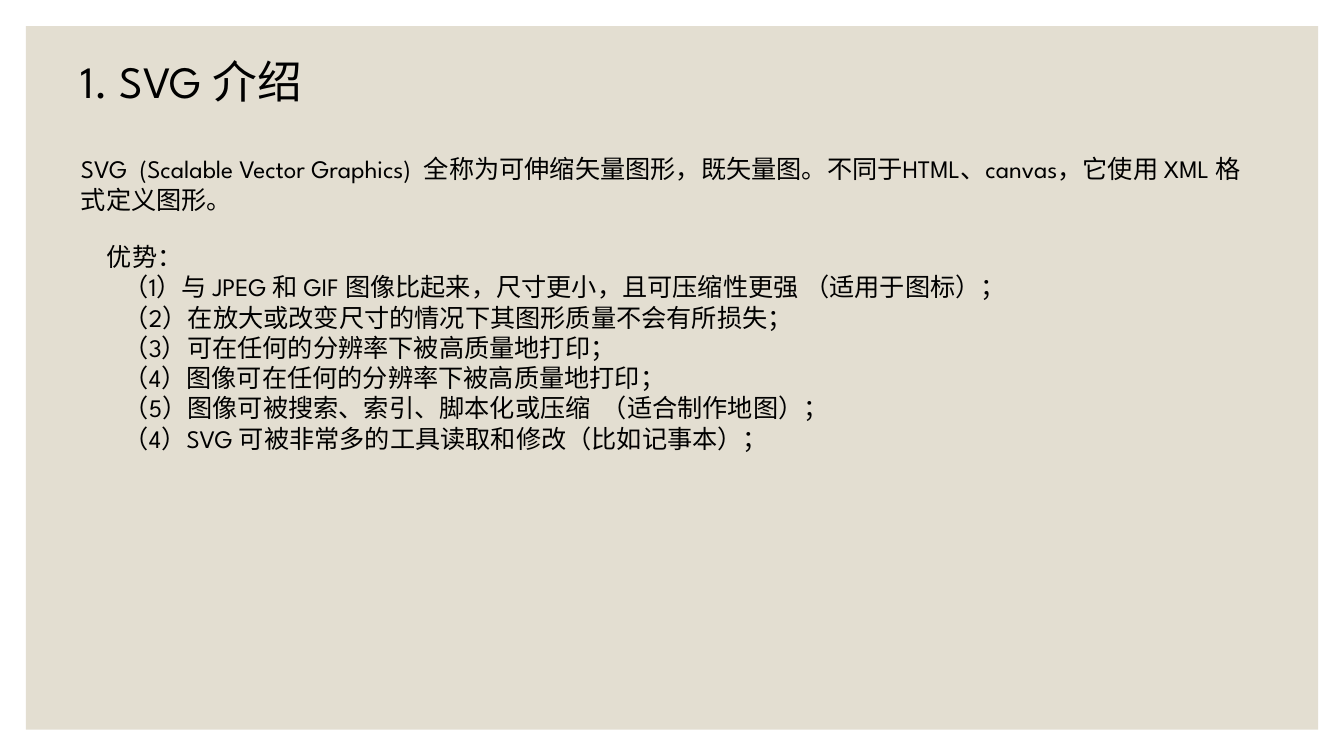
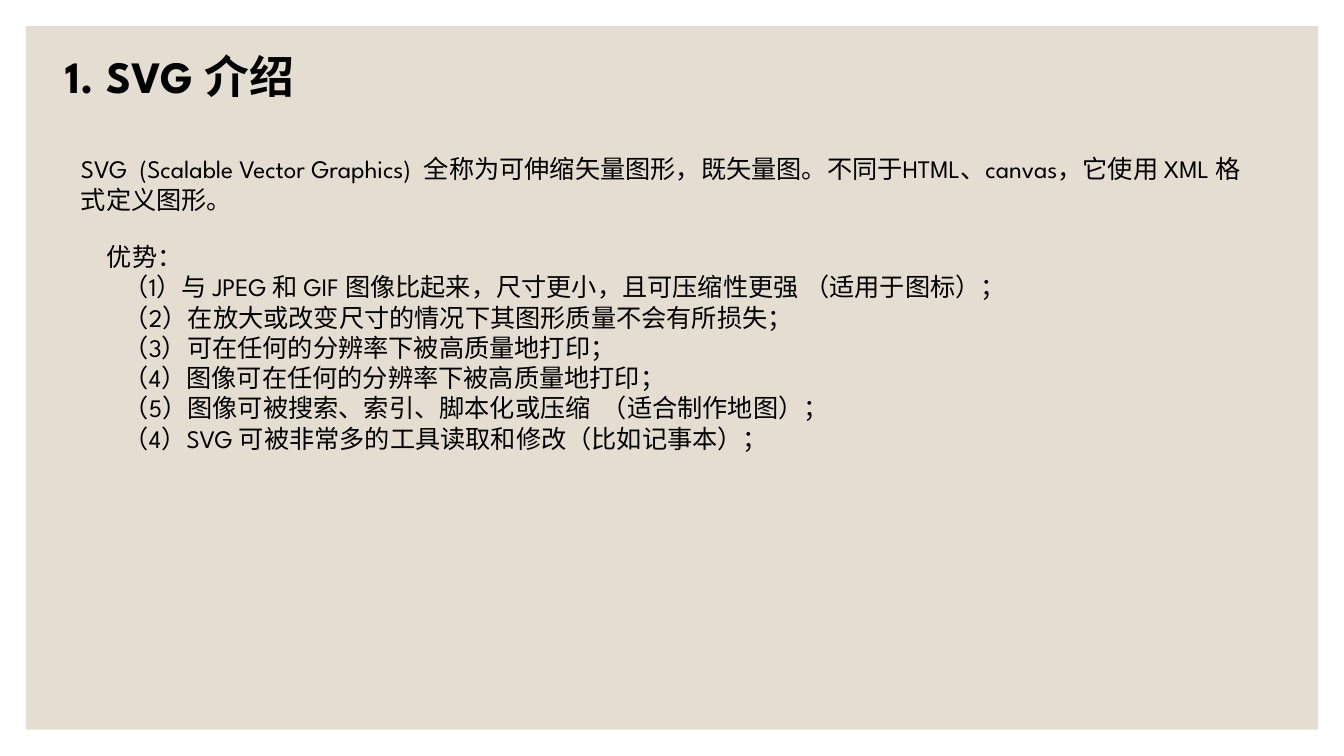
Before and after one commit to SouthLink/svg-demo, a slide deck: slide 2 of SVG动画 [自动保存] [自动保存].pptx. Drawn at 1344x756 pixels with LibreOffice and Linux fonts; fonts in the diff are those of the drawing. Boxes give left, top, right and bottom in pixels: in the first picture for what was removed or moved away, otherwise in the second. Text is boxed around its words. In the diff, an @@ line names an element or a change of style, - is before the commit and + after.

```diff
--- a/SVG动画 [自动保存] [自动保存].pptx
+++ b/SVG动画 [自动保存] [自动保存].pptx
@@ text "1. SVG 介绍": place and size @@
-text "1. SVG 介绍" at (81,60,303,102)
+text "1. SVG 介绍" at (66,54,295,97)
@@ text "1. SVG 介绍" at (66,54,295,97): bold on @@
```
Also in this commit, not shown: 10 other slides changed, 2 slides added, 3 slides removed.
